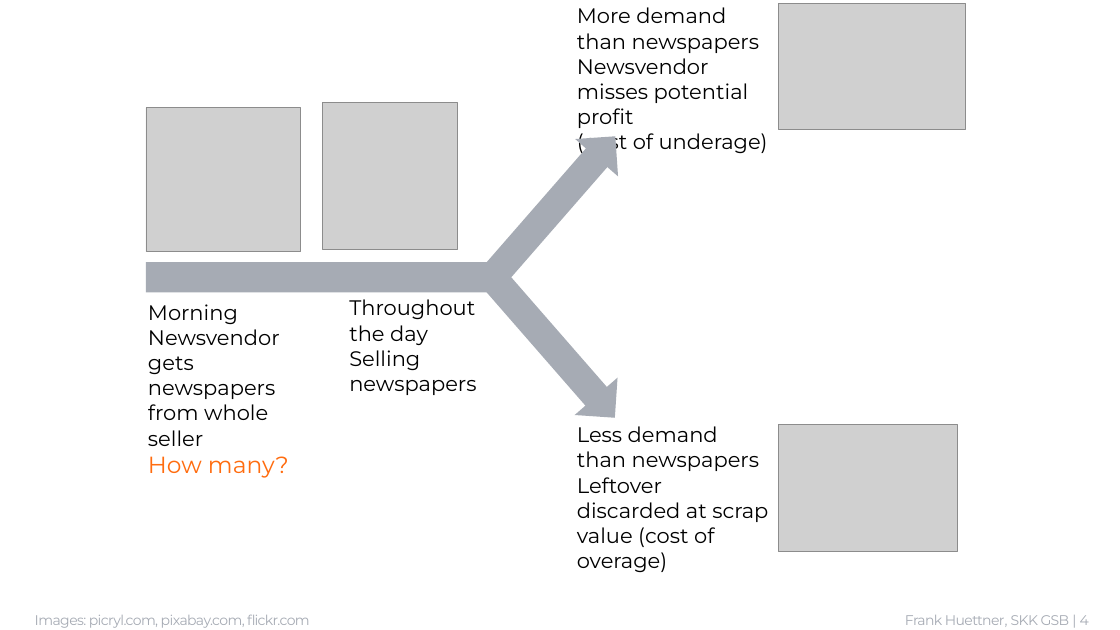
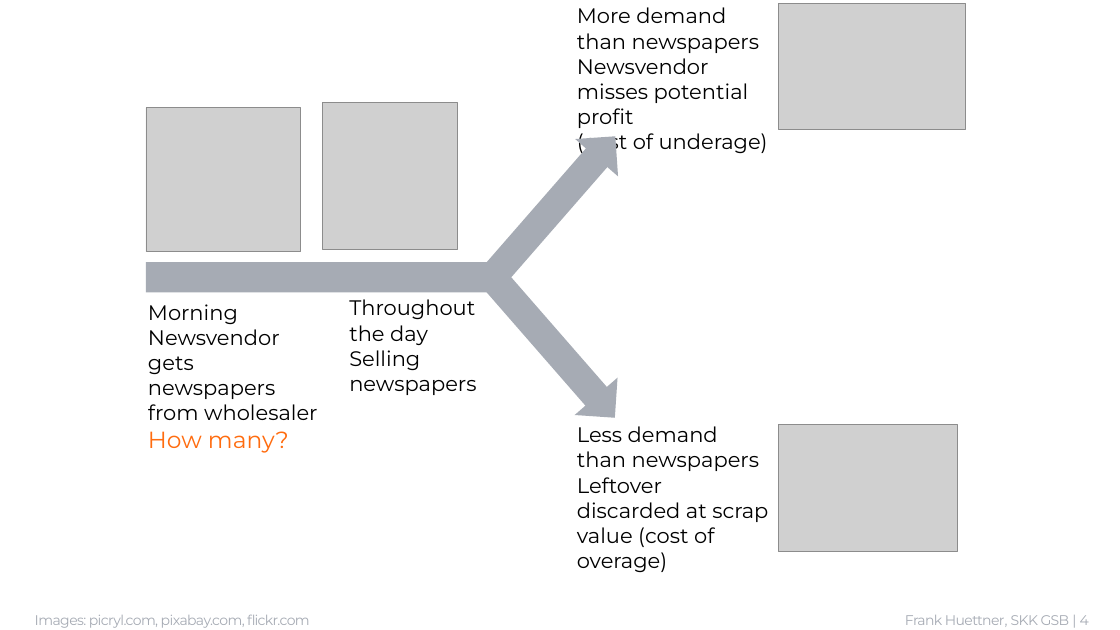
Before and after one commit to frankhuettner/newsvendor, a slide deck: slide 4 of debrief/img/scm_mismatch.pptx. Drawn at 1120x630 pixels with LibreOffice and Linux fonts; fonts in the diff are those of the drawing; grey boxes stand for pictures. Boxes give left, top, right and bottom in pixels: in the first picture for what was removed or moved away, otherwise in the second. Text is boxed around its words. In the diff, an @@ line names an element or a change of style, - is before the commit and + after.

Commit message:
Fix typo

```diff
--- a/debrief/img/scm_mismatch.pptx
+++ b/debrief/img/scm_mismatch.pptx
@@ text at box(148, 304, 318, 453): text changed @@
-Morning Newsvendor gets newspapers
-from whole seller
-How many?
+Morning Newsvendor gets newspapers
+from wholesaler
+How many?
```
